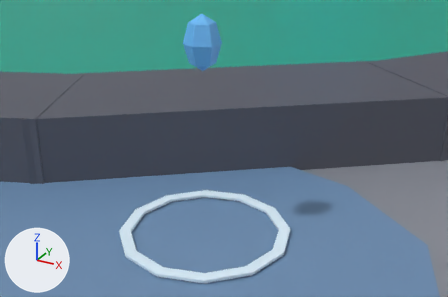
A saved change to the FBX model assets/cat-cafe/exports/CatCafe_Sewer_Set.fbx.
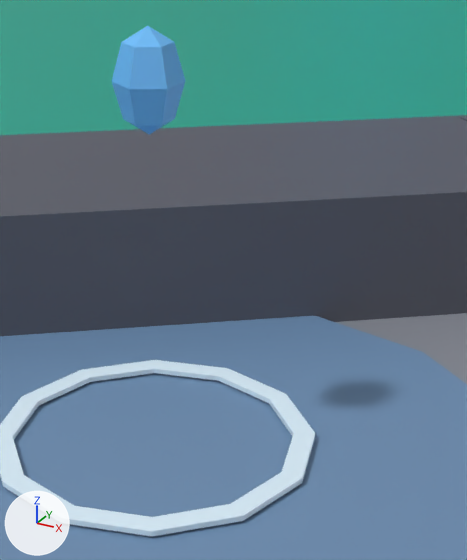
There are two pictures of each version: one from a 50 mm lens placed at (0.1033, -0.09033, 0.0274), pointed at (0.08642, -0.05964, 0.01205), one close up on the part from 28% to 83% of the width and 0% to 100% of the height. Every picture has the same lights, and +X, +Y and +Z are marked at lower left. The first two pictures are the older version. Where no turn or scale is listed for an object, it has been applied to the vertices.

The first close-up shows 'CatCafe_Sewer_Set', 'CatCafe_Sewer_Set_022_DripPuddle', 'CatCafe_Sewer_Set_022_DripPuddle_Water'.
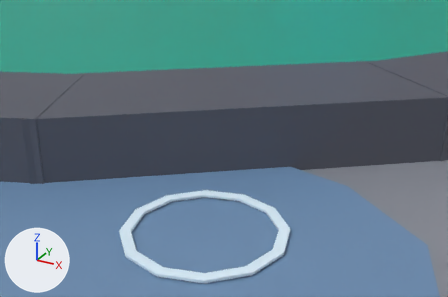
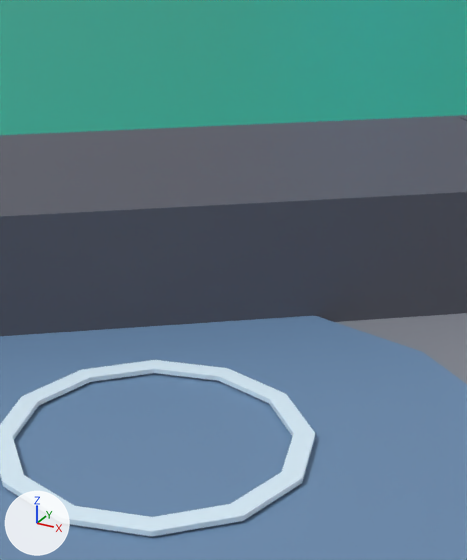
What the commit changed:
me_catcafe_sewer_drippuddle is used by ob_catcafe_sewer_set_022_drippuddle; location (0.0, 0.0, 0.0).
me_catcafe_sewer_drippuddle had 68 vertices, 72 faces and spanned x 0.078..0.09, y -0.064..-0.052, z 0.0045..0.0198.
me_catcafe_sewer_drippuddle now has 48 vertices, 48 faces and spans x 0.078..0.09, y -0.064..-0.052, z 0.0045..0.0047.
me_catcafe_sewer_drippuddle part 1: the loose piece of 20 vertices spanning x 0.083..0.085, y -0.0592..-0.0568, z 0.0162..0.0198 is deleted.

Where the change shows, as pixel boxes (x1, y1, x2, y2) in the close-ups (467 x 560 px):
'CatCafe_Sewer_Set_022_DripPuddle', reshaped
    before: (0, 26, 315, 537)
    after: (0, 360, 315, 537)
part 1 of me_catcafe_sewer_drippuddle, deleted (blue)
    before: (112, 26, 185, 134)
